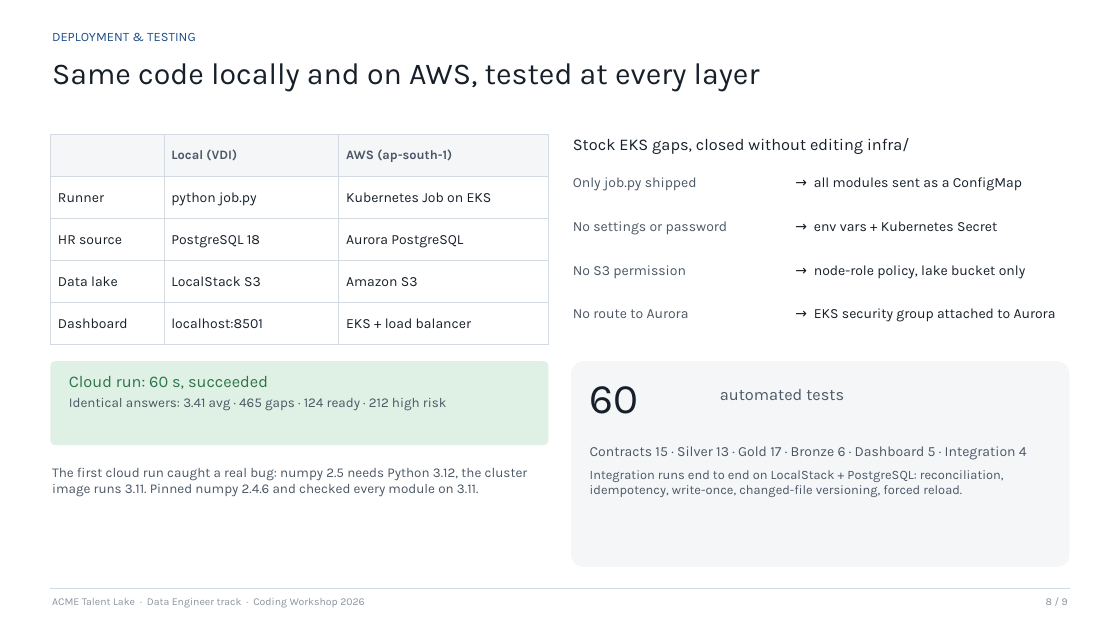
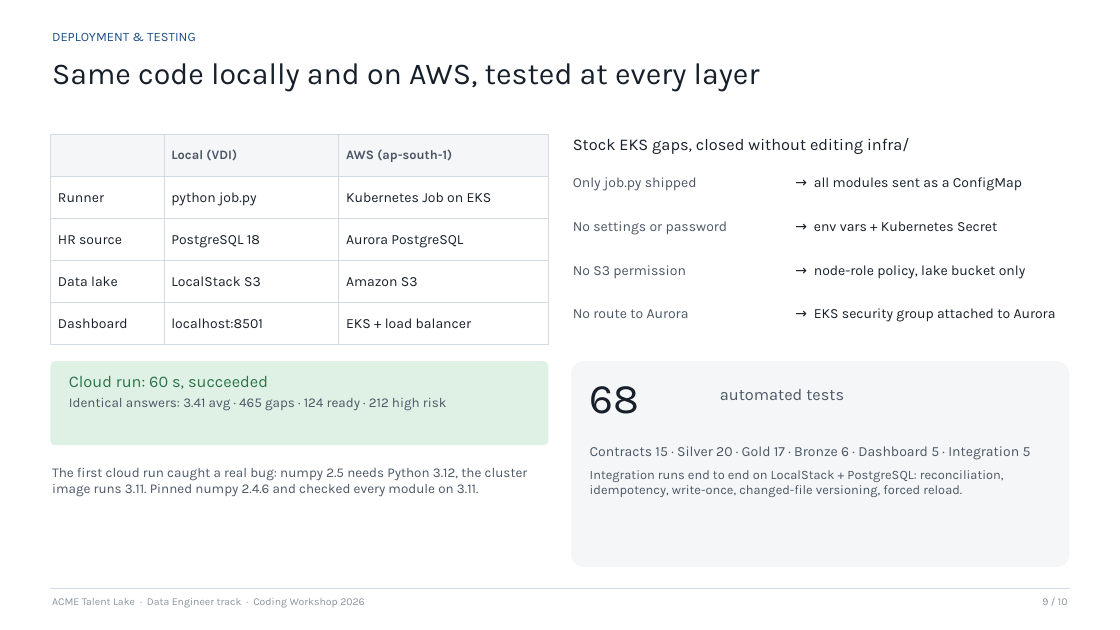
Before and after one commit to palash27114/palash-workshop-participant, a slide deck: slide 9 of data/talent-etl/presentation/ACME_Talent_Lake.pptx (slide 8 before the commit). Drawn at 1120x630 pixels with LibreOffice and Linux fonts; fonts in the diff are those of the drawing. Boxes give left, top, right and bottom in pixels: in the first picture for what was removed or moved away, otherwise in the second. Text is boxed around its words. In the diff, an @@ line names an element or a change of style, - is before the commit and + after.

```diff
--- a/data/talent-etl/presentation/ACME_Talent_Lake.pptx
+++ b/data/talent-etl/presentation/ACME_Talent_Lake.pptx
@@ text at box(590, 386, 640, 414): text changed @@
-60
+68
@@ text at box(590, 446, 1031, 460): text changed @@
-Contracts 15 · Silver 13 · Gold 17 · Bronze 6 · Dashboard 5 · Integration 4
+Contracts 15 · Silver 20 · Gold 17 · Bronze 6 · Dashboard 5 · Integration 5
@@ text at box(1042, 598, 1068, 605): text changed @@
-8 / 9
+9 / 10
```
Also in this commit, not shown: 7 other slides changed, 1 slide added.
